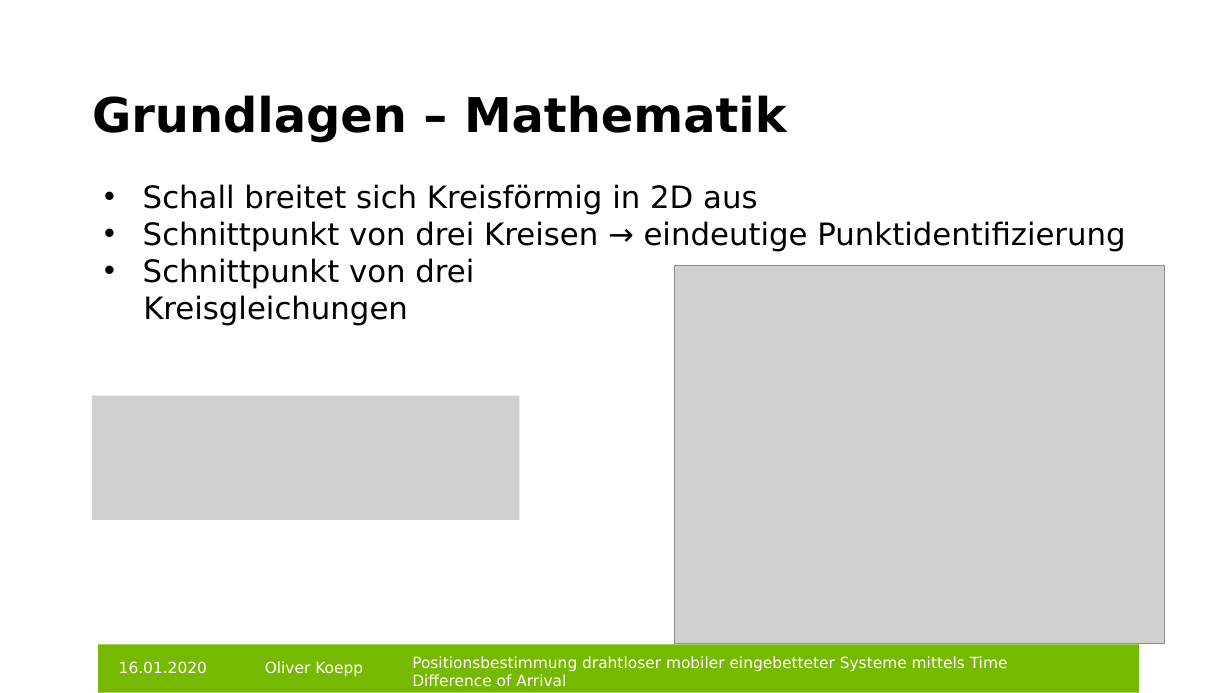
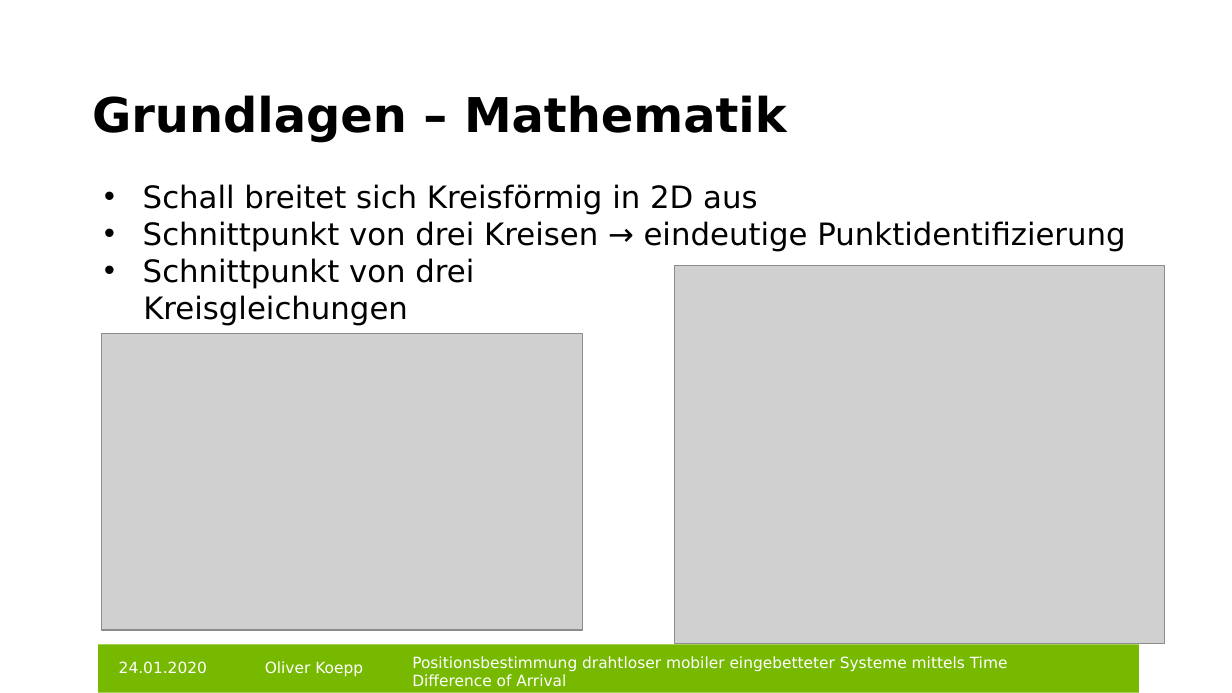
Before and after one commit to git-oliver/Bachelor-thesis, a slide deck: slide 11 of bachelorarbeit_vortrag.pptx (slide 10 before the commit). Drawn at 1232x693 pixels with LibreOffice and Linux fonts; fonts in the diff are those of the drawing; grey boxes stand for pictures; background and template pictures are left out. Boxes give left, top, right and bottom in pixels: in the first picture for what was removed or moved away, otherwise in the second. Text is boxed around its words. In the diff, an @@ line names an element or a change of style, - is before the commit and + after.

```diff
--- a/bachelorarbeit_vortrag.pptx
+++ b/bachelorarbeit_vortrag.pptx
@@ picture added at (x1=102, y1=334, x2=583, y2=631) @@
@@ picture removed at (x1=92, y1=395, x2=520, y2=520) @@
@@ text at (x1=119, y1=661, x2=207, y2=674): text changed @@
-16.01.2020
+24.01.2020
```
Also in this commit, not shown: 15 other slides changed, 2 slides removed, 1 other file.
